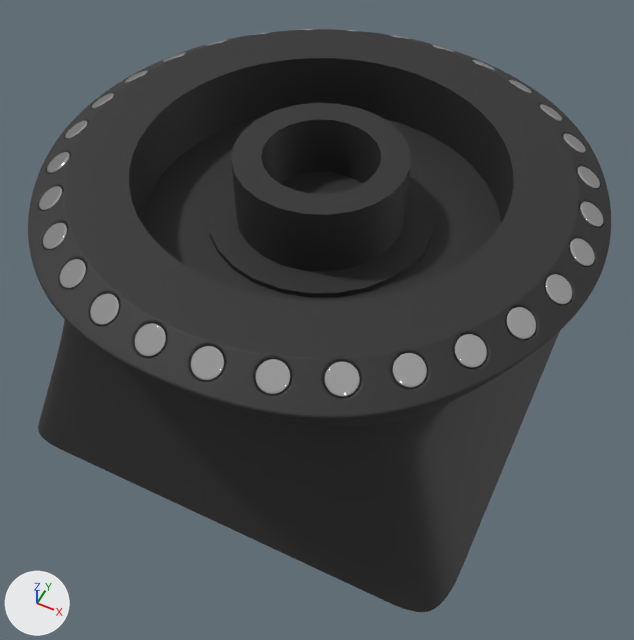
Before and after pictures for a commit that changed the glTF model public/models/revoluteBase.glb.
Rendered twice from a 50 mm camera at (1.05, -2.12, 2.08) aimed at (0.05, -0.14, -0.4). Every picture has the same lights, and +X, +Y and +Z are marked at lower left. Vertices at the same position are counted once.

Names of what the first picture shows: 'base'.
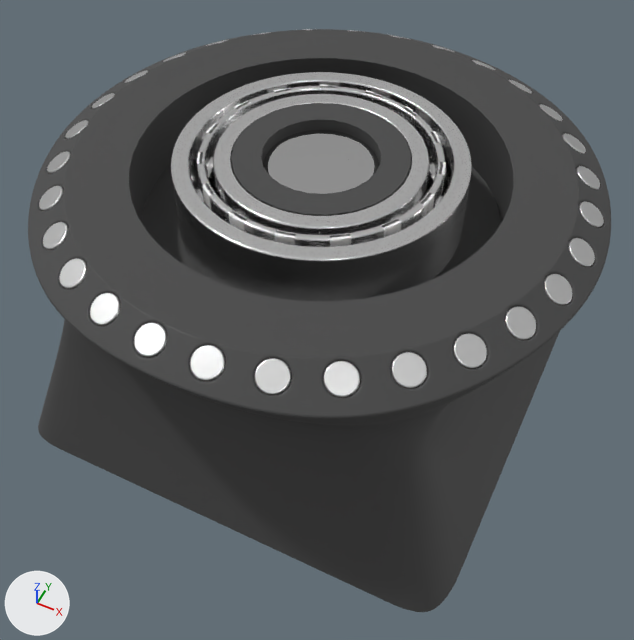
The newer file is also turned or shifted as a whole; pictures and numbers use the older file's frame.

Boxes (x1, y1, x2, y2) around the edits, measured in the pictures (634 x 640 px; the box of a moved part takes in the faces that stretch with it):
```json
{"part": 1, "of": "me_wireless2_v32_1224", "change": "moved or reshaped", "before": [36, 29, 610, 399], "after": [36, 29, 610, 399]}
{"part": 2, "of": "me_wireless2_v32_1224", "change": "recoloured", "before": [81, 36, 592, 386], "after": [38, 93, 596, 387]}
{"part": 3, "of": "me_wireless2_v32_1224", "change": "recoloured", "before": [57, 35, 603, 392], "after": [41, 41, 595, 393]}
{"part": 4, "of": "me_wireless2_v32_1224", "change": "recoloured", "before": [28, 29, 611, 612], "after": [28, 29, 611, 612], "on screen": "black to grey"}
```

Scene script edits in JSON lines:
```json
{"op": "add", "block": "mat_stainless_steel___polished_002", "code": ["mat_stainless_steel___polished_002 = principled_material('Stainless_Steel_-_Polished.002')", "mat_stainless_steel___polished_002.base_color = (0.796, 0.796, 0.796)  # white #e7e7e7", "mat_stainless_steel___polished_002.metallic = 1.0", "mat_stainless_steel___polished_002.roughness = 0.244"]}
{"op": "add", "block": "mat_glass___medium_color_002", "code": ["mat_glass___medium_color_002 = principled_material('Glass_-_Medium_Color.002')", "mat_glass___medium_color_002.base_color = (0.674, 0.674, 0.674)  # light grey #d6d6d6", "mat_glass___medium_color_002.metallic = 1.0", "mat_glass___medium_color_002.roughness = 0.0"]}
{"op": "add", "block": "mat_rilsan_invent_natural___pa_11_002", "code": ["mat_rilsan_invent_natural___pa_11_002 = principled_material('Rilsan_Invent_Natural_-_PA_11.002')", "mat_rilsan_invent_natural___pa_11_002.base_color = (0.965, 0.965, 0.953)  # white #fbfbfa", "mat_rilsan_invent_natural___pa_11_002.roughness = 1.0"]}
{"op": "add", "block": "mat_opaque_63_63_63", "code": ["mat_opaque_63_63_63 = principled_material('Opaque(63,63,63)')", "mat_opaque_63_63_63.base_color = (0.0588, 0.0588, 0.0588)  # dark grey #454545", "mat_opaque_63_63_63.roughness = 0.798", "mat_opaque_63_63_63.coat_weight = 0.0773", "mat_opaque_63_63_63.coat_roughness = 0.314"]}
{"op": "add", "block": "mat_material", "code": ["mat_material = principled_material('Material')", "mat_material.base_color = (0.8, 0.8, 0.8)  # white #e7e7e7", "mat_material.metallic = 1.0", "mat_material.roughness = 0.353"]}
{"block": "me_wireless2_v32_1224", "where": "# used by ob_base; location = (0.0, 0.0, 0.442)"}
{"op": "remove", "block": "me_wireless2_v32_1224", "code": "me_wireless2_v32_1224.from_pydata(...)  # 44027 vertices, 87930 faces; spans x -0.97..0.97, y -0.97..0.97, z -1.24..-0.19"}
{"op": "add", "block": "me_wireless2_v32_1224", "code": "me_wireless2_v32_1224.from_pydata(...)  # 43465 vertices, 87552 faces; spans x -0.97..0.97, y -0.97..0.97, z -1.24..-0.18"}
{"block": "me_wireless2_v32_1224", "change": "me_wireless2_v32_1224 part 1: 3844 vertices moved within x -0.94..0.94, y -0.94..0.94, z -0.41..-0.22; 20406 vertices removed from x -0.94..0.94, y -0.94..0.94, z -1.18..-0.22; 19158 vertices added at x -0.92..0.92, y -0.93..0.93, z -1.18..-0.18"}
{"block": "me_wireless2_v32_1224", "change": "me_wireless2_v32_1224 part 2: 252 faces spanning x -0.94..0.94, y -0.93..0.94, z -0.3..-0.22 switch from mat_steel___satin_001 (light grey #d0d0d0) to mat_opaque_63_63_63 (dark grey #454545)"}
{"block": "me_wireless2_v32_1224", "change": "me_wireless2_v32_1224 part 3: 98 faces spanning x -0.94..0.93, y -0.93..0.93, z -0.27..-0.22 switch from mat_steel___satin_001 (light grey #d0d0d0) to mat_material (white #e7e7e7)"}
{"block": "me_wireless2_v32_1224", "change": "me_wireless2_v32_1224 part 4: 18079 faces spanning x -0.97..0.97, y -0.97..0.97, z -1.24..-0.19 switch from mat_material_002 (black #292929) to mat_opaque_63_63_63 (dark grey #454545)"}
{"op": "add", "block": "me_wireless2_v32_1224", "code": "me_wireless2_v32_1224.materials.append(mat_stainless_steel___polished_002)  # white #e7e7e7"}
{"op": "add", "block": "me_wireless2_v32_1224", "code": "me_wireless2_v32_1224.materials.append(mat_glass___medium_color_002)  # light grey #d6d6d6"}
{"op": "add", "block": "me_wireless2_v32_1224", "code": "me_wireless2_v32_1224.materials.append(mat_rilsan_invent_natural___pa_11_002)  # white #fbfbfa"}
```
